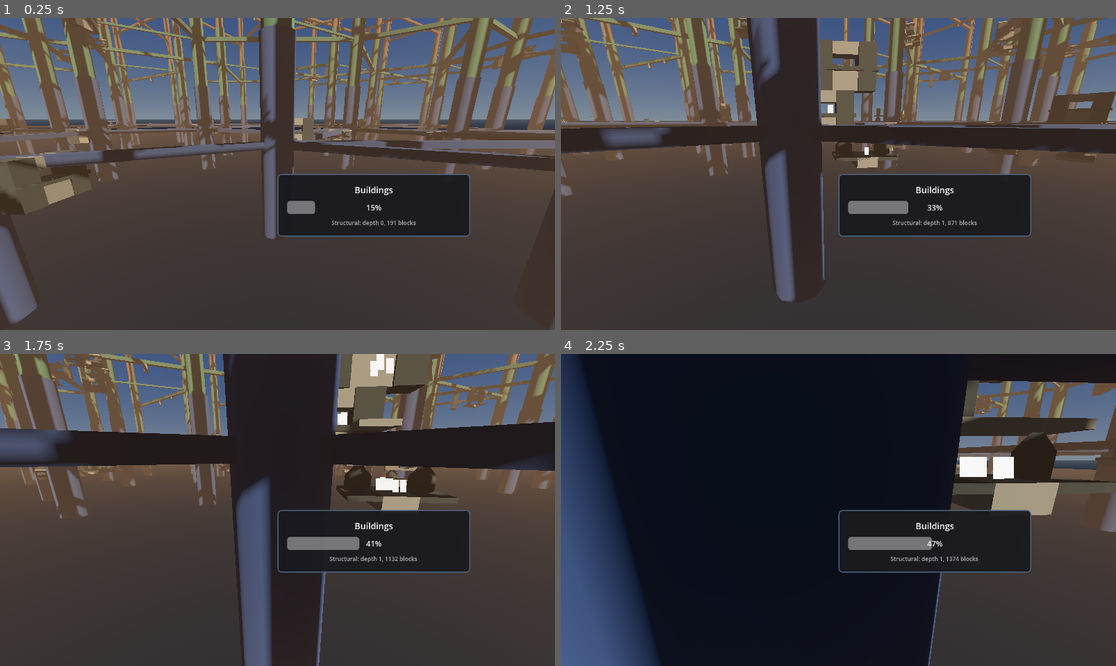
Above: before the commit, frames 1-4 (two rows, left to right).
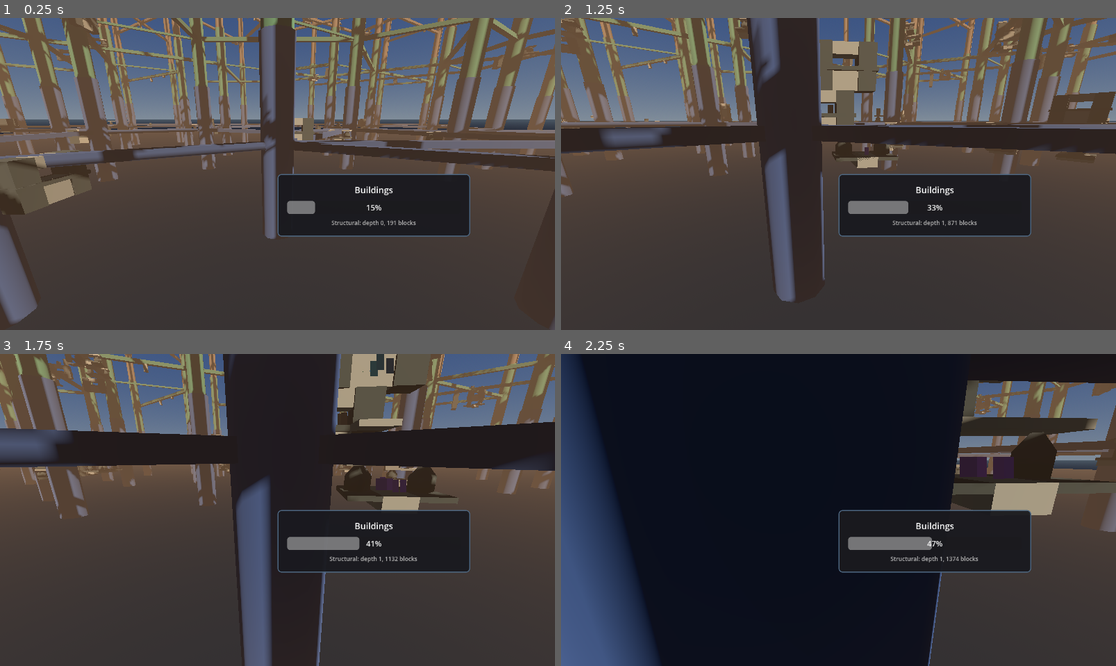
Above: after the commit, the same moments.

Repository: TaxiService/fcar
Game: Godot game, scene res://city/city_test.tscn
Same seed, same stepped clock (60 frames per second), same inputs: the game is played once before the commit and once after it.
Inputs (mouse positions are in pixels of both pictures, inside the frame that each line leads up to):
- Up to frame 1 (0.25 s): no input
- Up to frame 2 (1.25 s): tap Enter at 0.5 s; move the mouse to (866, 174) at 0.52 s; hold W (forward) from 0.53 s (still down); tap Shift (boost) at 0.6 s; click (866, 174) at 0.67 s; tap Space (jump) at 0.77 s
- Up to frame 3 (1.75 s): keep holding W (forward); move the mouse to (249, 510) at 1.27 s; tap R (confirm) at 1.35 s; tap Space (jump) at 1.52 s
- Up to frame 4 (2.25 s): keep holding W (forward); move the mouse to (849, 503) at 2.02 s; tap C (crouch) at 2.1 s

Frame 1 is identical in both runs. In frame 2, less than 0.1% of the frame differs, in the area x 48-56%, y 27-44%; in frame 3, 0.5%; in frame 4, 0.6%, in the area x 71-82%, y 32-41%.

Commit message:
rewrote person shader implementation v1

Diff:
--- /dev/null
+++ b/mats/person_sprite_v2.gdshader
@@ -0,0 +1,40 @@
+shader_type spatial;
+render_mode blend_mix, cull_disabled, unshaded;
+
+uniform sampler2D texture_albedo : source_color;
+uniform int sprite_columns = 11;
+
+instance uniform vec3 person_color = vec3(0.0);
+instance uniform float sprite_index = 0.0;
+instance uniform float pixel_lod = 0.0;
+
+void vertex() {
+	// Billboard: make sprite always face camera
+	MODELVIEW_MATRIX = VIEW_MATRIX * mat4(
+		INV_VIEW_MATRIX[0],
+		INV_VIEW_MATRIX[1],
+		INV_VIEW_MATRIX[2],
+		MODEL_MATRIX[3]
+	);
+}
+
+void fragment() {
+	if (pixel_lod > 0.5) {
+		ALBEDO = person_color;
+		ALPHA = 1.0;
+	} else {
+		// Offset UV.x to select the correct sprite slice from the horizontal strip
+		float col_f = float(sprite_columns);
+		vec2 uv = UV;
+		uv.x = (uv.x + sprite_index) / col_f;
+
+		vec4 tex_color = texture(texture_albedo, uv);
+
+		if (tex_color.a < 0.01) {
+			discard;
+		}
+
+		ALBEDO = clamp(tex_color.rgb + person_color, 0.0, 1.0);
+		ALPHA = tex_color.a;
+	}
+}
--- a/systems/PeopleManager.gd
+++ b/systems/PeopleManager.gd
@@ -2,7 +2,7 @@
 # Performance improvements:
 # 1. Object pool - pre-instantiate people, reuse instead of create/destroy
 # 2. Batched spawning - spawn 1-2 per frame instead of all at once
-# 3. Material caching - share materials by color to enable GPU batching
+# 3. Single shared material - instance shader parameters for per-person color/sprite
 # 4. Smart processing - disable _process on distant/hidden people
 class_name PeopleManager
 extends Node
@@ -99,10 +99,6 @@
 @export var bob_hurry_multiplier: float = 2.0
 @export var bob_height: float = 0.2
 
-# Color sets
-@export_category("Color Sets")
-@export_dir var color_sets_folder: String = "res://color_sets"
-
 # Smart processing
 @export_category("Performance")
 @export var process_distance: float = 300.0  # Only process people within this range
@@ -127,18 +123,27 @@
 # Spawn queue (for batched spawning)
 var _spawn_queue: Array[Dictionary] = []  # [{surface, wants_dest, wants_group, group_size}]
 
-# Material cache (shared materials for GPU batching)
-var _material_cache: Dictionary = {}  # color_hash -> ShaderMaterial
-var _shader: Shader
-
-# Pixel LOD materials (small set for maximum batching)
-var _pixel_material_cache: Dictionary = {}  # quantized_color_key -> ShaderMaterial
-var _pixel_texture: ImageTexture = null  # 1x1 white texture for pixel sprites
-const PIXEL_LOD_COLOR_LEVELS: int = 4  # Quantize to 4 levels per channel = 64 colors max
-
-
-# Color sets
-var color_sets: Array[PackedColorArray] = []
+# Shared material (one ShaderMaterial, instance params for per-person variation)
+var _shared_material: ShaderMaterial
+
+# Hardcoded color palettes (additive tints for person sprites)
+const COLOR_PALETTES = [
+	# Dark teals
+	[Color(0.0, 0.15, 0.18), Color(0.0, 0.20, 0.22), Color(0.02, 0.17, 0.20), Color(0.0, 0.12, 0.16)],
+	# Warm grays
+	[Color(0.18, 0.14, 0.10), Color(0.15, 0.12, 0.09), Color(0.20, 0.16, 0.12), Color(0.13, 0.10, 0.08)],
+	# Muted reds
+	[Color(0.22, 0.06, 0.04), Color(0.25, 0.08, 0.05), Color(0.18, 0.04, 0.03), Color(0.20, 0.07, 0.06)],
+	# Deep purples
+	[Color(0.12, 0.04, 0.20), Color(0.15, 0.06, 0.22), Color(0.10, 0.03, 0.17), Color(0.13, 0.05, 0.19)],
+	# Steel blues
+	[Color(0.06, 0.10, 0.20), Color(0.08, 0.12, 0.22), Color(0.05, 0.08, 0.17), Color(0.07, 0.11, 0.19)],
+	# Olive drab
+	[Color(0.14, 0.15, 0.05), Color(0.12, 0.13, 0.04), Color(0.16, 0.17, 0.06), Color(0.10, 0.12, 0.03)],
+]
+
+# Color palette cache (zone/surface instance_id -> palette index)
+var _zone_palette_cache: Dictionary = {}
 
 # Process management
 var _process_check_timer: float = 0.0
@@ -154,9 +159,7 @@
 func _ready():
 	CityGrid.people_manager = self
 	_load_spritesheet()
-	_load_color_sets()
-	_shader = load("res://mats/person_sprite.gdshader")
-	_create_pixel_texture()
+	_create_shared_material()
 
 	# Set static reference so Person instances can find zones
 	Person.people_manager = self
@@ -210,6 +213,7 @@
 
 	# Add to pool container (in tree but won't render)
 	_pool_container.add_child(person)
+	person.material_override = _shared_material
 	person.visible = false
 	person.set_process(false)
 	person.set_physics_process(false)
@@ -908,28 +912,16 @@
 	person.bob_rate = bob_rate_base + randf_range(-bob_rate_variance, bob_rate_variance)
 	person.walk_speed = randf_range(walk_speed_min, walk_speed_max)
 
-	# Material (cached by color)
-	# Resolve color set index (handles -1 = random, cached per surface)
-	var resolved_set_index = _resolve_color_set_index(surface)
-
-	# Pick sprite first (needed for material cache key)
+	# Pick sprite and color
 	var sprite_index = randi() % spritesheet.get_frame_count()
 	var sprite_tex = spritesheet.get_frame(sprite_index)
-
-	# Get color for this surface
-	var color = get_color_from_set(surface.color_set_index, spawn_counter)
-	spawn_counter += 1
-
-	# Get cached material (shared with others using same color+sprite)
-	var mat = _get_cached_material(color, sprite_tex)
-	person.set_shared_material(mat)
-
-	# Also set pixel LOD material (quantized color for better batching)
-	var pixel_mat = _get_pixel_material(color)
-	person.set_pixel_material(pixel_mat)
-
-	# Set sprite (texture already in material, but Sprite3D needs it too)
+	var color = get_spawn_color(surface)
+
+	# Set sprite geometry and instance shader params
 	person.set_sprite(sprite_tex, sprite_index)
+	person.set_sprite_index(sprite_index)
+	person.set_person_color(color)
+	person.set_pixel_lod_mode(false)
 
 	# Position and bounds
 	var bounds = surface.get_bounds_world()
@@ -996,17 +988,16 @@
 	person.bob_rate = bob_rate_base + randf_range(-bob_rate_variance, bob_rate_variance)
 	person.walk_speed = randf_range(walk_speed_min, walk_speed_max)
 
-	# Material (cached by color)
-	var resolved_set_index = _resolve_color_set_index_zone(zone)
+	# Pick sprite and color
 	var sprite_index = randi() % spritesheet.get_frame_count()
 	var sprite_tex = spritesheet.get_frame(sprite_index)
-	var color = get_color_from_set(zone.color_set_index, spawn_counter)
-	spawn_counter += 1
-
-	var mat = _get_cached_material(color, sprite_tex)
-	person.set_shared_material(mat)
-	person.set_pixel_material(_get_pixel_material(color))
+	var color = get_spawn_color(zone)
+
+	# Set sprite geometry and instance shader params
 	person.set_sprite(sprite_tex, sprite_index)
+	person.set_sprite_index(sprite_index)
+	person.set_person_color(color)
+	person.set_pixel_lod_mode(false)
 
 	# Position and home zone
 	person.set_home_zone(zone.get_center(), zone.get_radius())
@@ -1059,27 +1050,6 @@
 			person.hurry_timer = hurry_time
 
 
-func _get_cached_material(color: Color, sprite_tex: AtlasTexture) -> ShaderMaterial:
-	# Create cache key from color and texture
-	var color_key = "%02x%02x%02x" % [int(color.r * 255), int(color.g * 255), int(color.b * 255)]
-	var tex_id = sprite_tex.get_instance_id()
-	var cache_key = "%s_%d" % [color_key, tex_id]
-
-	# Return cached material if exists
-	if _material_cache.has(cache_key):
-		return _material_cache[cache_key]
-
-	# Create new material
-	var mat = ShaderMaterial.new()
-	mat.shader = _shader
-	mat.set_shader_parameter("color_add", Vector3(color.r, color.g, color.b))
-	mat.set_shader_parameter("texture_albedo", sprite_tex)
-
-	# Cache and return
-	_material_cache[cache_key] = mat
-	return mat
-
-
 func _update_process_states():
 	# Find camera
 	if not _camera or not is_instance_valid(_camera):
@@ -1176,12 +1146,11 @@
 	var sprite_index = randi() % spritesheet.get_frame_count()
 	var sprite_tex = spritesheet.get_frame(sprite_index)
 
-	# Use black tint for manually spawned (or pass color as parameter)
-	var color = Color.BLACK
-	var mat = _get_cached_material(color, sprite_tex)
-	person.set_shared_material(mat)
-	person.set_pixel_material(_get_pixel_material(color))
+	# Set sprite geometry and instance shader params (black tint for manual spawns)
 	person.set_sprite(sprite_tex, sprite_index)
+	person.set_sprite_index(sprite_index)
+	person.set_person_color(Color.BLACK)
+	person.set_pixel_lod_mode(false)
 
 	if bounds_min != Vector3.ZERO or bounds_max != Vector3.ZERO:
 		person.set_bounds(bounds_min, bounds_max)
@@ -1200,7 +1169,7 @@
 	for person in all_people.duplicate():  # Duplicate to avoid modifying while iterating
 		_return_to_pool(person)
 	all_people.clear()
-	_surface_color_cache.clear()  # Reset random color assignments
+	_zone_palette_cache.clear()
 
 
 func get_people_count() -> int:
@@ -1216,7 +1185,7 @@
 func unregister_surface(surface: SpawnSurface):
 	registered_surfaces.erase(surface)
 	if is_instance_valid(surface):
-		_surface_color_cache.erase(surface.get_instance_id())
+		_zone_palette_cache.erase(surface.get_instance_id())
 
 
 func register_zone(zone: SpawnZone):
@@ -1227,7 +1196,7 @@
 func unregister_zone(zone: SpawnZone):
 	registered_zones.erase(zone)
 	if is_instance_valid(zone):
-		_surface_color_cache.erase(zone.get_instance_id())
+		_zone_palette_cache.erase(zone.get_instance_id())
 
 
 func register_poi(poi: PointOfInterest):
@@ -1278,139 +1247,6 @@
 	return nearest
 
 
-# === COLOR SETS ===
-
-func _load_color_sets():
-	color_sets.clear()
-
-	var dir = DirAccess.open(color_sets_folder)
-	if not dir:
-		color_sets.append(PackedColorArray([Color.BLACK]))
-		return
-
-	var files: Array[String] = []
-	dir.list_dir_begin()
-	var file_name = dir.get_next()
-	while file_name != "":
-		if not dir.current_is_dir() and file_name.ends_with(".txt"):
-			files.append(file_name)
-		file_name = dir.get_next()
-	dir.list_dir_end()
-
-	files.sort()
-
-	for fname in files:
-		var colors = _parse_color_file(color_sets_folder + "/" + fname)
-		if colors.size() > 0:
-			color_sets.append(colors)
-
-	if color_sets.is_empty():
-		color_sets.append(PackedColorArray([Color.BLACK]))
-
-	print("PeopleManager: Loaded %d color sets" % color_sets.size())
-
-
-func _parse_color_file(path: String) -> PackedColorArray:
-	var colors = PackedColorArray()
-	var file = FileAccess.open(path, FileAccess.READ)
-	if not file:
-		return colors
-
-	while not file.eof_reached():
-		var line = file.get_line().strip_edges()
-		if line.is_empty() or line.begins_with("#"):
-			continue
-		var color = _parse_color_line(line)
-		if color != null:
-			colors.append(color)
-
-	return colors
-
-
-func _parse_color_line(line: String) -> Variant:
-	if line.begins_with("#"):
-		line = line.substr(1)
-
-	if line.length() == 6 and line.is_valid_hex_number():
-		var hex = line.hex_to_int()
-		return Color(
-			((hex >> 16) & 0xFF) / 255.0,
-			((hex >> 8) & 0xFF) / 255.0,
-			(hex & 0xFF) / 255.0
-		)
-
-	var parts = line.split(",")
-	if parts.size() >= 3:
-		var r = parts[0].strip_edges().to_float()
-		var g = parts[1].strip_edges().to_float()
-		var b = parts[2].strip_edges().to_float()
-		if r > 1.0 or g > 1.0 or b > 1.0:
-			r /= 255.0
-			g /= 255.0
-			b /= 255.0
-		return Color(r, g, b)
-
-	return null
-
-
-func _get_color_set(index: int) -> PackedColorArray:
-	if color_sets.is_empty():
-		return PackedColorArray([Color.BLACK])
-
-	# -1 means pick a random color set (caller should use _resolve_color_set_index for surfaces)
-	if index < 0:
-		index = randi() % color_sets.size()
-
-	if index >= color_sets.size():
-		return color_sets[0]
-
-	return color_sets[index]
-
-
-# Cache for resolved random color set indices (surface instance_id -> resolved index)
-var _surface_color_cache: Dictionary = {}
-
-func _resolve_color_set_index(surface: SpawnSurface) -> int:
-	# Returns the color set index for this surface
-	# If surface.color_set_index is -1, picks a random set and caches it
-	var set_index = surface.color_set_index
-
-	if set_index >= 0:
-		return set_index
-
-	# Random mode: check cache first
-	var surface_id = surface.get_instance_id()
-	if _surface_color_cache.has(surface_id):
-		return _surface_color_cache[surface_id]
-
-	# Pick random and cache
-	var random_index = randi() % max(color_sets.size(), 1)
-	_surface_color_cache[surface_id] = random_index
-	return random_index
-
-
-func _resolve_color_set_index_zone(zone: SpawnZone) -> int:
-	var set_index = zone.color_set_index
-
-	if set_index >= 0:
-		return set_index
-
-	var zone_id = zone.get_instance_id()
-	if _surface_color_cache.has(zone_id):
-		return _surface_color_cache[zone_id]
-
-	var random_index = randi() % max(color_sets.size(), 1)
-	_surface_color_cache[zone_id] = random_index
-	return random_index
-
-
-func get_color_from_set(set_index: int, person_index: int) -> Color:
-	var colors = _get_color_set(set_index)
-	if colors.size() == 0:
-		return Color.BLACK
-	return colors[person_index % colors.size()]
-
-
 # === SPRITESHEET ===
 
 func _load_spritesheet():
@@ -1422,8 +1258,10 @@
 
 
 func reload_sprites():
-	_material_cache.clear()
 	if spritesheet and spritesheet.reload():
+		if _shared_material:
+			var full_tex = load(spritesheet_path)
+			_shared_material.set_shader_parameter("texture_albedo", full_tex)
 		for person in all_people:
 			if is_instance_valid(person):
 				var tex = spritesheet.get_frame(person.sprite_index)
@@ -1431,41 +1269,25 @@
 					person.refresh_sprite(tex)
 
 
-# === PIXEL LOD ===
-
-func _create_pixel_texture():
-	# Create a 1x1 white texture for pixel LOD sprites
-	var img = Image.create(1, 1, false, Image.FORMAT_RGBA8)
-	img.set_pixel(0, 0, Color.WHITE)
-	_pixel_texture = ImageTexture.create_from_image(img)
-
-
-func _quantize_color(color: Color) -> Color:
-	# Quantize color to reduce unique materials for better batching
-	# With 4 levels per channel: 0, 0.33, 0.66, 1.0
-	var step = 1.0 / (PIXEL_LOD_COLOR_LEVELS - 1)
-	var r = round(color.r / step) * step
-	var g = round(color.g / step) * step
-	var b = round(color.b / step) * step
-	return Color(r, g, b)
-
-
-func _get_pixel_material(color: Color) -> ShaderMaterial:
-	# Get or create a pixel LOD material for this (quantized) color
-	var quantized = _quantize_color(color)
-	var key = "%02x%02x%02x" % [int(quantized.r * 255), int(quantized.g * 255), int(quantized.b * 255)]
-
-	if _pixel_material_cache.has(key):
-		return _pixel_material_cache[key]
-
-	# Create new pixel material
-	var mat = ShaderMaterial.new()
-	mat.shader = _shader
-	mat.set_shader_parameter("color_add", Vector3(quantized.r, quantized.g, quantized.b))
-	mat.set_shader_parameter("texture_albedo", _pixel_texture)
-
-	_pixel_material_cache[key] = mat
-	return mat
+# === COLORS ===
+
+func _create_shared_material():
+	var shader = load("res://mats/person_sprite_v2.gdshader")
+	var full_tex = load(spritesheet_path)
+	_shared_material = ShaderMaterial.new()
+	_shared_material.shader = shader
+	_shared_material.set_shader_parameter("texture_albedo", full_tex)
+	_shared_material.set_shader_parameter("sprite_columns", sprite_count)
+
+
+func get_spawn_color(spawner: Node) -> Color:
+	var spawner_id = spawner.get_instance_id()
+	if not _zone_palette_cache.has(spawner_id):
+		_zone_palette_cache[spawner_id] = randi() % COLOR_PALETTES.size()
+	var palette = COLOR_PALETTES[_zone_palette_cache[spawner_id]]
+	var color = palette[spawn_counter % palette.size()]
+	spawn_counter += 1
+	return color
 
 
 # === DEBUG ===
@@ -1474,7 +1296,7 @@
 	print("PeopleManager Status:")
 	print("  Pool: %d available, %d active" % [_pool.size(), all_people.size()])
 	print("  Spawn queue: %d pending" % _spawn_queue.size())
-	print("  Materials cached: %d (close) + %d (pixel)" % [_material_cache.size(), _pixel_material_cache.size()])
+	print("  Shared material: %s" % ("set" if _shared_material else "null"))
 	print("  Spawners: %d surfaces + %d zones" % [registered_surfaces.size(), registered_zones.size()])
 
 	# Fare stats
--- a/systems/Person.gd
+++ b/systems/Person.gd
@@ -76,10 +76,7 @@
 # LOD/Culling instance state
 var lod_timer: float = 0.0  # Stagger LOD checks
 var lod_check_offset: float = 0.0  # Random offset to distribute checks
-var _close_material: ShaderMaterial = null  # Full-detail material
-var _pixel_material: ShaderMaterial = null  # Distant pixel material
-var _using_pixel_lod: bool = false  # Currently using pixel material
-var _close_texture: Texture2D = null  # Full sprite texture
+var _using_pixel_lod: bool = false  # Currently in pixel LOD mode
 var _close_pixel_size: float = 0.003  # Normal pixel size
 
 
@@ -100,34 +97,20 @@
 	_enter_state(State.WAITING)
 
 
-func set_shared_material(mat: ShaderMaterial):
-	# Use shared material from PeopleManager (for color sets)
-	_close_material = mat
-	material_override = mat
-	_using_pixel_lod = false
-
-
-func set_pixel_material(mat: ShaderMaterial):
-	# Set the distant pixel LOD material
-	_pixel_material = mat
-
-
-func _switch_to_pixel_lod():
-	if _using_pixel_lod:
-		return
-	if _pixel_material:
-		material_override = _pixel_material
-		pixel_size = 0.02  # Larger pixels = smaller on screen but visible
-		_using_pixel_lod = true
-
-
-func _switch_to_close_lod():
-	if not _using_pixel_lod:
-		return
-	if _close_material:
-		material_override = _close_material
-		pixel_size = _close_pixel_size
-		_using_pixel_lod = false
+func set_person_color(color: Color):
+	set_instance_shader_parameter("person_color", Vector3(color.r, color.g, color.b))
+
+
+func set_sprite_index(index: int):
+	set_instance_shader_parameter("sprite_index", float(index))
+
+
+func set_pixel_lod_mode(enabled: bool):
+	if enabled == _using_pixel_lod:
+		return
+	_using_pixel_lod = enabled
+	set_instance_shader_parameter("pixel_lod", 1.0 if enabled else 0.0)
+	pixel_size = 0.02 if enabled else _close_pixel_size
 
 
 func wants_ride() -> bool:
@@ -486,7 +469,6 @@
 func set_sprite(tex: AtlasTexture, index: int):
 	texture = tex
 	sprite_index = index
-	_close_texture = tex
 
 	# Scale sprite to be ~1.8m tall max
 	# Sprite is 300x600 pixels, so aspect ratio is 0.5
@@ -514,14 +496,14 @@
 		# No camera set, always visible and processing
 		visible = true
 		set_process(true)
-		_switch_to_close_lod()
+		set_pixel_lod_mode(false)
 		return
 
 	# Always show people who are boarding or exiting (actively interacting with player)
 	if current_state in NEAR_PLAYER_STATES:
 		visible = true
 		set_process(true)
-		_switch_to_close_lod()
+		set_pixel_lod_mode(false)
 		return
 
 	var camera_pos = lod_camera.global_position
@@ -552,9 +534,9 @@
 
 	# Switch to pixel LOD if beyond threshold
 	if horiz_dist_sq > lod_pixel_distance_squared:
-		_switch_to_pixel_lod()
+		set_pixel_lod_mode(true)
 	else:
-		_switch_to_close_lod()
+		set_pixel_lod_mode(false)
 
 func _reset_for_reuse():
 	# Called when person is acquired from pool and reused
@@ -596,8 +578,6 @@
 	lod_timer = 0.0
 	lod_check_offset = randf() * lod_update_interval
 	_using_pixel_lod = false
-	_close_material = null
-	_pixel_material = null
 
 	# Visual
 	visible = true
Not shown, added: mats/person_sprite_v2.gdshader.uid
